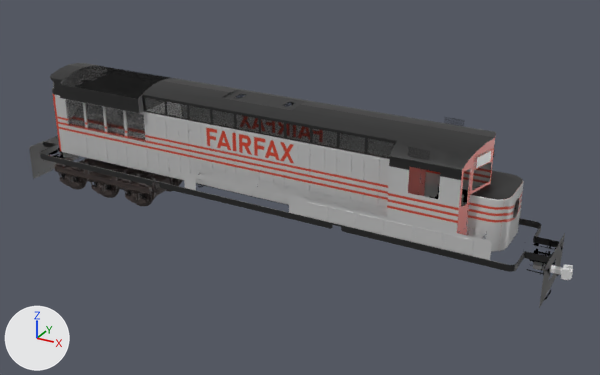
Before and after pictures for a commit that changed the Blender file 1AE-3500/blend/1AE-3500R (export).blend.
Both versions are drawn from a 50 mm lens placed at (19.55, -21.75, 12.68), pointed at (7.46, 0.25, 1.69). The lights are fixed; the arrows at lower left show +X, +Y and +Z.

The first picture shows 'Body', 'BodyGrating', 'Bogie'.
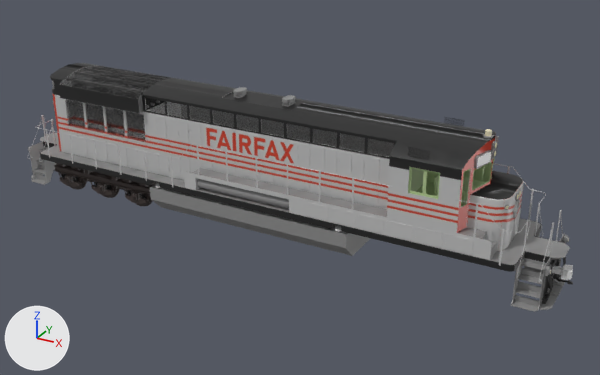
Changed parts and their boxes [x1, y1, x2, y2] in the pictures (600 x 375 px):
'Body', reshaped
    before: [29, 63, 565, 308]
    after: [27, 63, 573, 312]
part 1 of me_cube_052, cut back
    before: [29, 65, 555, 308]
    after: [52, 78, 493, 260]
part 2 of me_cube_052, recoloured
    after: [27, 66, 573, 310]

Patch to the scene script:
```diff
--- a/1AE-3500/blend/1AE-3500R (export).blend.py
+++ b/1AE-3500/blend/1AE-3500R (export).blend.py
@@ img_template_png_001 @@
+img_template_png_001 = load_image('template.png.001', '../texture/template.png', 4608, 3072, 'sRGB')
@@ mat_material_001 @@
+mat_material_001 = principled_material('Material.001')
+mat_material_001.texture = img_template_png_001  # with its transparency
+mat_material_001.roughness = 0.4
@@ me_cube_052 @@
 # used by ob_body; location = (6.3, 0.0, 0.14)
-me_cube_052.from_pydata(...)  # 12553 vertices, 9846 faces; spans x -10.1..10.1, y -1.6..1.6, z 0.2..4.7
+me_cube_052.from_pydata(...)  # 11824 vertices, 9748 faces; spans x -10.1..10.1, y -1.6..1.6, z 0.2..4.7
+# me_cube_052 part 1: 94 vertices moved within x -8.3..7.2, y -1.5..1.5, z 2.1..4.4; 736 vertices removed from x -9.9..9.9, y -1.5..1.5, z 0.2..4.5; 31 vertices added at x 7.1..7.4, y -0.2..0.2, z 4.5..4.7
+# me_cube_052 part 2: 6276 faces spanning x -10.1..10.1, y -1.6..1.6, z 0.2..4.7 switch from mat_material (picture img_template_png) to mat_material_001 (picture img_template_png_001)
```
